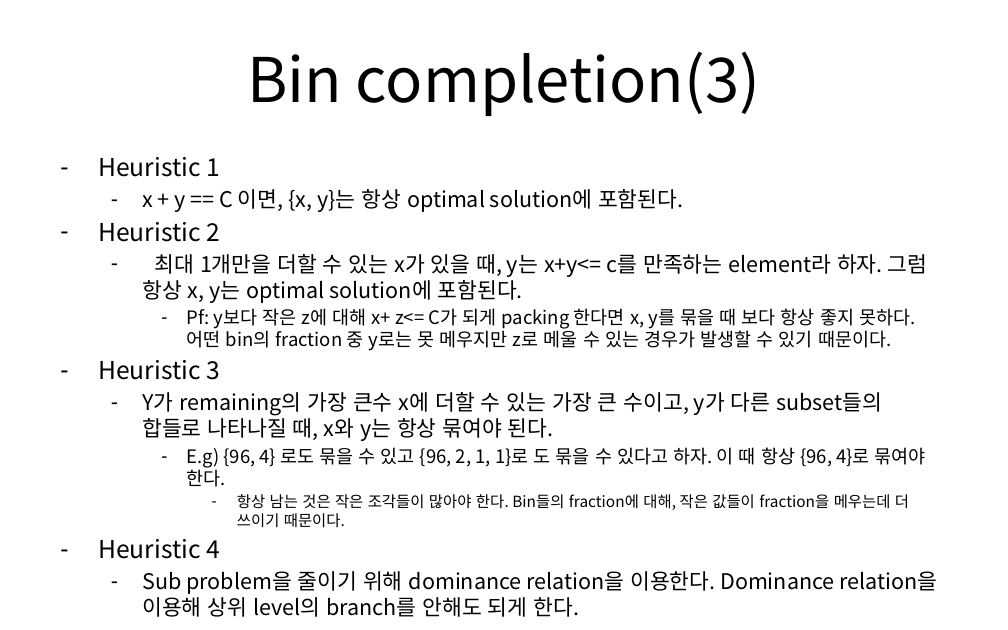
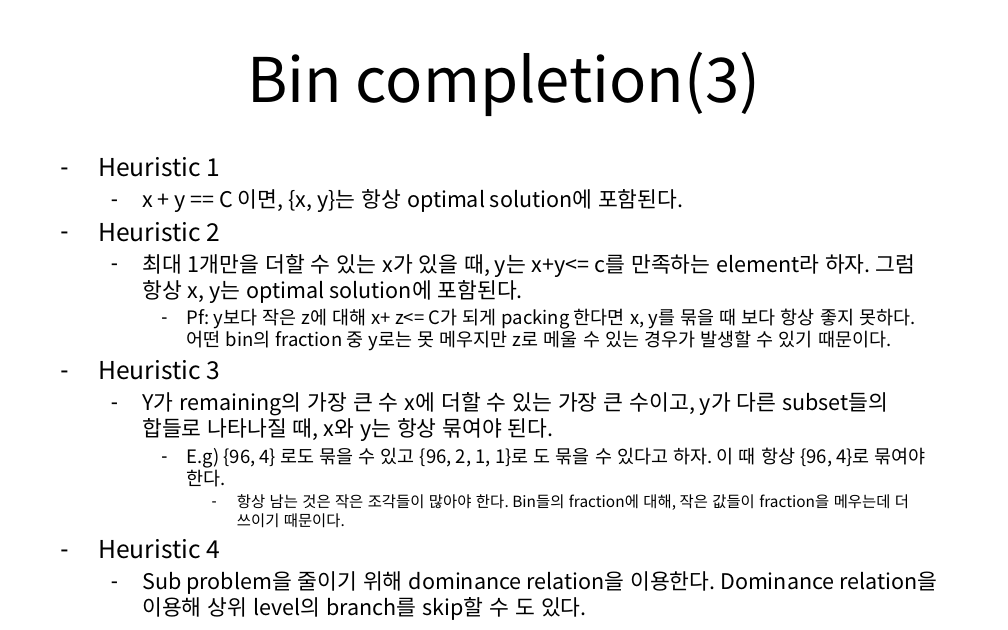
Before and after one commit to 3to80/Algorithm, a slide deck: slide 30 of ETC/Research about box packing problem.pptx. Drawn at 1008x630 pixels with LibreOffice and Linux fonts; fonts in the diff are those of the drawing. Boxes give left, top, right and bottom in pixels: in the first picture for what was removed or moved away, otherwise in the second. Text is boxed around its words. In the diff, an @@ line names an element or a change of style, - is before the commit and + after.

```diff
--- a/ETC/Research about box packing problem.pptx
+++ b/ETC/Research about box packing problem.pptx
@@ text at (x1=142, y1=392, x2=888, y2=441): spaces changed @@
-  – Y가 remaining의 가장 큰수 x에 더할 수 있는 가장 큰 수이고, y가 다른 subset들의 합들로 나타나질 때, x와 y는 항상 묶여야 된다.
+  – Y가 remaining의 가장 큰 수 x에 더할 수 있는 가장 큰 수이고, y가 다른 subset들의 합들로 나타나질 때, x와 y는 항상 묶여야 된다.
@@ text at (x1=142, y1=571, x2=937, y2=620): text changed @@
-  – Sub problem을 줄이기 위해 dominance relation을 이용한다. Dominance relation을 이용해 상위 level의 branch를 안해도 되게 한다.
+  – Sub problem을 줄이기 위해 dominance relation을 이용한다. Dominance relation을 이용해 상위 level의 branch를 skip할 수 도 있다.
```
Also in this commit, not shown: 2 other slides changed.
